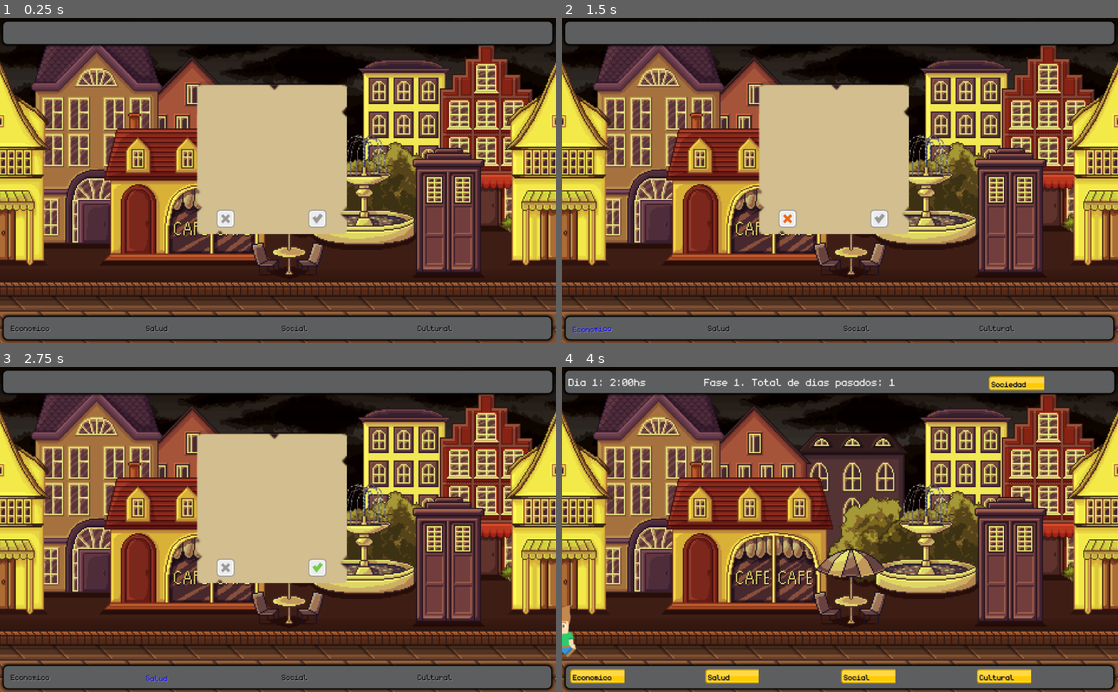
Above: before the commit, frames 1-4 (two rows, left to right).
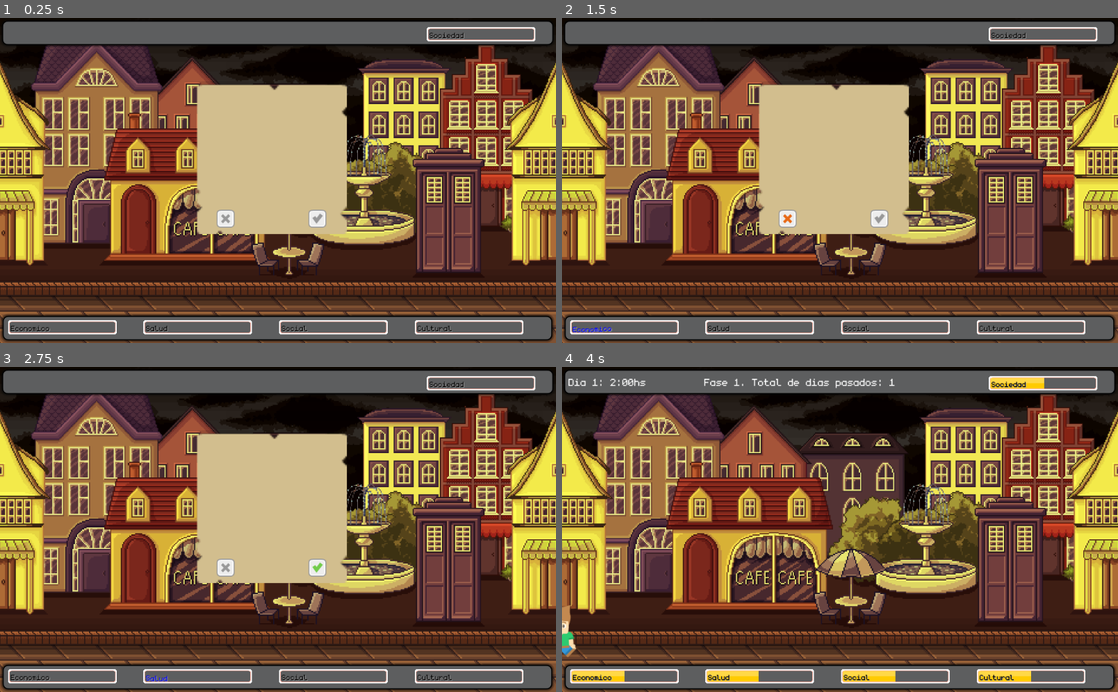
Above: after the commit, the same moments.

Repository: compumundohipermegaredUNQ/SimCovid-21
Game: Godot game, scene res://Main.tscn
Two runs of this game, one before a commit and one after it. Both use one fixed random seed, a clock stepped at 60 frames per second and the inputs below.
Inputs (mouse positions are in pixels of both pictures, inside the frame that each line leads up to):
- Up to frame 1 (0.25 s): no input
- Up to frame 2 (1.5 s): click (878, 219) at 0.5 s; click (789, 219) at 1.25 s
- Up to frame 3 (2.75 s): click (316, 568) at 2 s
- Up to frame 4 (4 s): click (789, 568) at 2.75 s; click (878, 568) at 3.5 s

The runs differ from the first frame. In frame 1, 1.4% of the frame differs, in the area x 1-97%, y 2-98%; in frame 2, 1.4%; in frame 3, 1.4%; in frame 4, 1.4%.

Commit message:
Agregado bordes a las barras y removido el area de colision

Diff:
--- a/Main.tscn
+++ b/Main.tscn
@@ -32,9 +32,6 @@
 shader_param/progress = 0.0
 shader_param/day_gradient = ExtResource( 8 )
 shader_param/night_gradient = ExtResource( 9 )
-
-[sub_resource type="RectangleShape2D" id=3]
-extents = Vector2( 527.957, 313.038 )
 
 [node name="Main" type="Node"]
 script = ExtResource( 2 )
@@ -76,12 +73,6 @@
 "_edit_use_anchors_": false
 }
 
-[node name="Area2D" type="Area2D" parent="Background"]
-
-[node name="CollisionShape2D" type="CollisionShape2D" parent="Background/Area2D"]
-position = Vector2( 518.414, 304.156 )
-shape = SubResource( 3 )
-
 [node name="Timer" type="Timer" parent="."]
 autostart = true
 
@@ -95,4 +86,3 @@
 scale = Vector2( 1, 1 )
 
 [node name="PedestrianSpawner" parent="." instance=ExtResource( 6 )]
-[connection signal="area_exited" from="Background/Area2D" to="Background" method="_on_Area2D_area_exited"]
--- a/src/Bar/HealthBar.tscn
+++ b/src/Bar/HealthBar.tscn
@@ -1,7 +1,8 @@
-[gd_scene load_steps=4 format=2]
+[gd_scene load_steps=5 format=2]
 
 [ext_resource path="res://src/Bar/HealthBar.gd" type="Script" id=1]
 [ext_resource path="res://assets/fonts/monogram.ttf" type="DynamicFontData" id=2]
+[ext_resource path="res://assets/Bar/bar_border.png" type="Texture" id=3]
 
 [sub_resource type="DynamicFont" id=1]
 size = 22
@@ -18,6 +19,7 @@
 rect_clip_content = true
 step = 0.001
 value = 50.0
+texture_over = ExtResource( 3 )
 tint_under = Color( 0.027451, 0, 0, 1 )
 script = ExtResource( 1 )
 __meta__ = {
--- a/src/City/Pedestrians/Pedestrian.gd
+++ b/src/City/Pedestrians/Pedestrian.gd
@@ -21,6 +21,7 @@
 func _process(delta):
 	position.x += direction * speed * delta
 
+
 func set_male_animation():
 	self.play("male_walk")
 
@@ -43,8 +44,8 @@
 		_move_to_left()
 	else:
 		_move_to_right()
-
-func remove_from_scene():
+func _on_VisibilityNotifier2D_screen_exited():
+	print("nos vimooo")
 	call_deferred("_remove")
 
 func _remove():
--- a/src/City/Pedestrians/Pedestrian.tscn
+++ b/src/City/Pedestrians/Pedestrian.tscn
@@ -8,6 +8,7 @@
 
 [node name="Pedestrian" type="AnimatedSprite"]
 position = Vector2( -47.9458, 471.967 )
+z_as_relative = false
 frames = ExtResource( 1 )
 animation = "male_walk"
 playing = true
@@ -17,3 +18,8 @@
 
 [node name="CollisionShape2D" type="CollisionShape2D" parent="Area2D"]
 shape = SubResource( 1 )
+
+[node name="VisibilityNotifier2D" type="VisibilityNotifier2D" parent="."]
+position = Vector2( -1.90735e-06, 0.749126 )
+scale = Vector2( 4.14644, 6.16916 )
+[connection signal="screen_exited" from="VisibilityNotifier2D" to="." method="_on_VisibilityNotifier2D_screen_exited"]
Not shown: 1 places in Main.tscn that only renumber resources
Binary file added: assets/Bar/bar_border.png
Not shown, added: assets/Bar/bar_border.png.import
